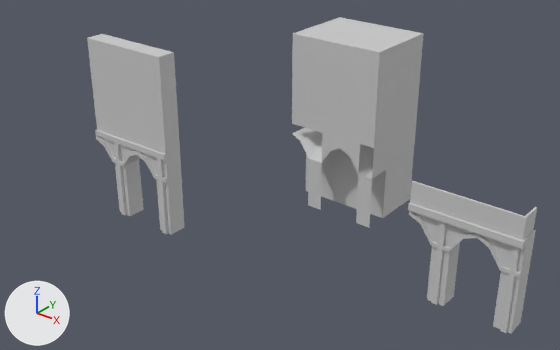
The FBX model Bongo/Assets/Models/Bogenfront.FBX: old version first, new version second.
Rendered twice from a camera (50 mm lens) standing at (4.07, -4.36, 3.62) and looking at (0.05, 0.68, 0.5). Lighting does not change. The marker at lower left points along +X, +Y and +Z. Where no turn or scale is listed for an object, it has been applied to the vertices.

Before the edit, the objects in view are built like this:
```python
me_mesh = bpy.data.meshes.new('Mesh')
me_mesh.from_pydata(...)  # 141 vertices, 106 faces; spans x -1.84..-0.91, y -0.62..0.13, z 0.0..1.7
me_mesh.materials.append(mat_material__23)  # its picture is missing
me_mesh_001 = bpy.data.meshes.new('Mesh.001')
me_mesh_001.from_pydata(...)  # 162 vertices, 142 faces; spans x -3.19..-2.27, y -1.89..-1.7, z 0.0..1.7
me_mesh_001.materials.append(mat_material__23)  # its picture is missing
me_mesh_002 = bpy.data.meshes.new('Mesh.002')
me_mesh_002.from_pydata(...)  # 234 vertices, 208 faces; spans x -0.134..0.792, y -1.351..-1.137, z 0.0..0.998
me_mesh_002.materials.append(mat_material__23)  # its picture is missing
ob_bogenbalkon = bpy.data.objects.new('Bogenbalkon', me_mesh_002)
ob_bogenbalkon.location = (1.676, 1.743, 0.0)
ob_bogenhaus = bpy.data.objects.new('Bogenhaus', me_mesh_001)
ob_bogenhaus.location = (1.676, 1.743, 0.0)
ob_front1 = bpy.data.objects.new('Front1', me_mesh)
ob_front1.location = (1.676, 1.743, 0.0)
```
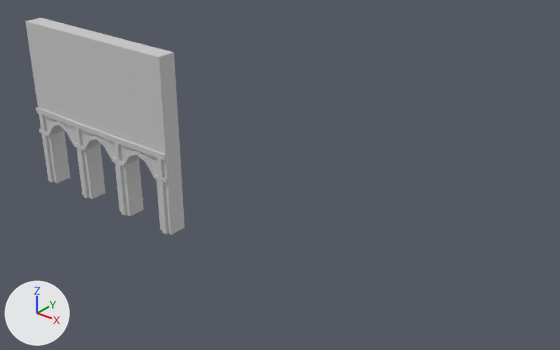
The newer file is also turned or shifted as a whole; pictures and numbers use the older file's frame.

Pixel boxes (x1, y1, x2, y2) of what changed, in the pictures (560 x 350 px):
'Bogenhaus', reshaped (63% wider, 8% taller): before (87, 34, 185, 235); after (25, 18, 185, 235)
'Front1', deleted: before (292, 17, 424, 228)
'Bogenbalkon', deleted: before (408, 181, 537, 334)
part 1 of me_mesh_001, built on: after (25, 18, 105, 199)

Patch to the scene script:
```diff
--- a/Bongo/Assets/Models/Bogenfront.FBX.py
+++ b/Bongo/Assets/Models/Bogenfront.FBX.py
@@ me_mesh_001 @@
 # used by ob_bogenhaus; location = (1.676, 1.743, 0.0)
-me_mesh_001.from_pydata(...)  # 162 vertices, 142 faces; spans x -3.19..-2.27, y -1.89..-1.7, z 0.0..1.7
+me_mesh_001.from_pydata(...)  # 313 vertices, 280 faces; spans x -4.12..-2.27, y -1.89..-1.7, z 0.0..1.7
+# me_mesh_001 part 1
+# 2 faces are deleted
+# 49 vertices are added at x -4.12..-3.29, y -1.89..-1.7, z 0.0..1.7
+# 6 new vertices lie (-0.11, 0.0, 0.0) away from vertices in x -3.19, y -1.89..-1.7, z 0.76..1.7
+# 6 new vertices lie (-0.1, 0.0, 0.0) away from vertices in x -3.3, y -1.89..-1.7, z 0.76..1.7
+# 6 new vertices lie (-0.05, 0.0, 0.0) away from vertices in x -3.4, y -1.89..-1.7, z 0.76..1.7
+# 5 new vertices lie (-0.05, 0.0, 0.0) away from vertices in x -3.45, y -1.89..-1.7, z 0.76..1.7
+# 5 new vertices lie (-0.05, 0.0, 0.0) away from vertices in x -3.5, y -1.89..-1.7, z 0.76..1.7
+# 5 new vertices lie (-0.11, 0.0, 0.0) away from vertices in x -3.55, y -1.89..-1.7, z 0.76..1.7
+# 5 new vertices lie (0.0, 0.0, -0.04) away from vertices in x -3.87..-3.3, y -1.89..-1.87, z 0.58..0.76
+# 7 new vertices lie (-0.05, 0.0, 0.0) away from vertices in x -3.97..-3.5, y -1.89..-1.7, z 0.54..1.7
+# 5 new vertices lie (-0.06, 0.0, 0.0) away from vertices in x -4.02, y -1.89..-1.7, z 0.76..1.7
+# 5 new vertices lie (-0.04, 0.0, 0.0) away from vertices in x -4.08, y -1.89..-1.7, z 0.76..1.7
+# 6 new vertices lie (0.0, 0.0, -0.18) away from vertices in x -4.12..-3.97, y -1.89..-1.87, z 0.76
+# 7 new vertices lie (0.0, 0.0, -0.04) away from vertices in x -4.12..-3.3, y -1.89..-1.87, z 0.58..0.72
+# 8 new vertices lie (0.0, 0.0, -0.54) away from vertices in x -4.12..-3.45, y -1.89..-1.87, z 0.54
+# 9 new vertices lie (0.0, 0.17, 0.0) away from vertices in x -4.12..-3.45, y -1.87, z 0.0..0.82
+# 6 new vertices lie (0.05, 0.0, 0.0) away from vertices in x -4.02..-3.45, y -1.89..-1.7, z 0.0..0.58
+# 6 new vertices lie (0.0, 0.17, 0.0) away from vertices in x -4.08..-3.4, y -1.87, z 0.0..0.68
+# 5 new vertices lie (-0.1, 0.0, 0.04) away from vertices in x -3.66, y -1.89..-1.7, z 0.68..0.72
+# 140 new faces join them
 me_mesh_001.materials.append(mat_material__23)
@@ ob_front1 @@
-ob_front1 = bpy.data.objects.new('Front1', me_mesh)
-ob_front1.location = (1.676, 1.743, 0.0)
@@ ob_bogenbalkon @@
-ob_bogenbalkon = bpy.data.objects.new('Bogenbalkon', me_mesh_002)
-ob_bogenbalkon.location = (1.676, 1.743, 0.0)
```
